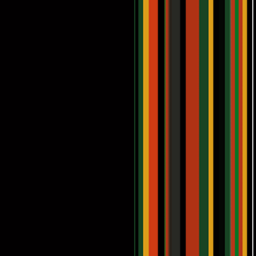
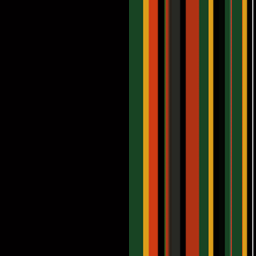
Two versions of the same layered image (256px x 256px). Layer-by-layer changes:
painted on "Layer 3" over 129, 0, 242, 256
